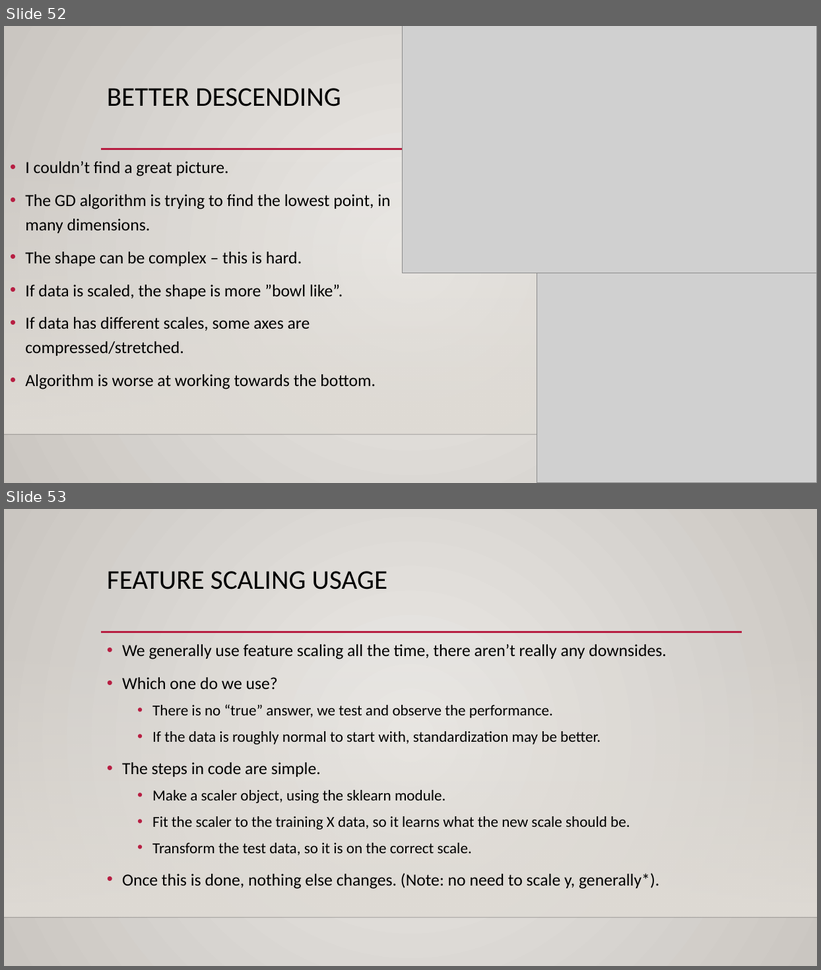
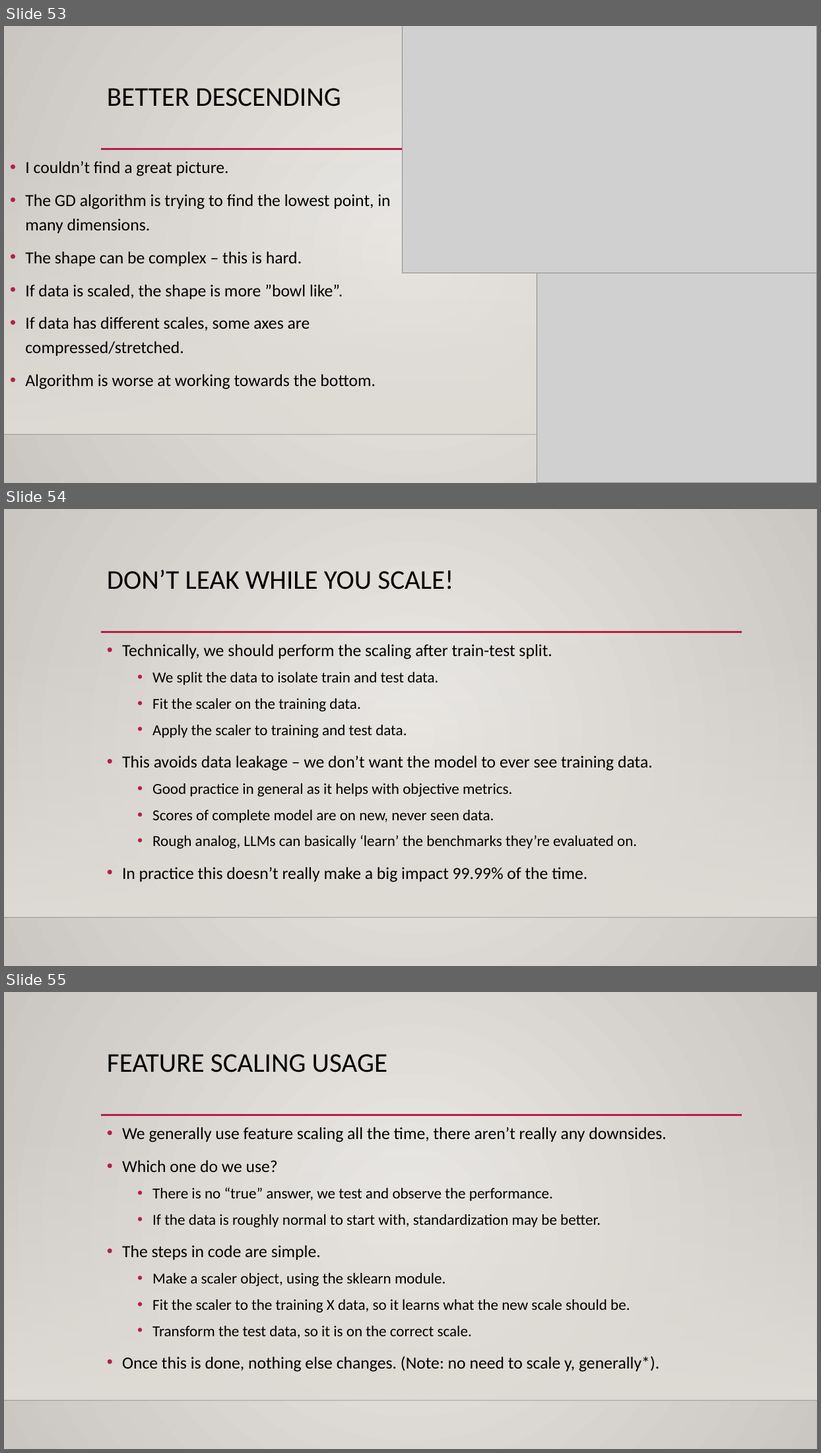
Before and after one commit to AkeemSemperDataScience/Basic_Stats_in_Python_Student_Repository, a slide deck: reference_material/slides/024_log_reg_2.pptx. Shown one above the other, each under a label of ours: slides 52 and 53 before the commit, slides 53, 54 and 55 after it. The pictures are 821x970 and 821x1453 pixels, drawn with LibreOffice and Linux fonts; fonts in the diff are those of the drawing; grey boxes stand for pictures; background and template pictures are left out. Boxes give left, top, right and bottom in pixels: in the first picture for what was removed or moved away, otherwise in the second. Text is boxed around its words. In the diff, an @@ line names an element or a change of style, - is before the commit and + after.

```diff
--- a/reference_material/slides/024_log_reg_2.pptx
+++ b/reference_material/slides/024_log_reg_2.pptx
@@ slide 54 added at [4, 509, 817, 966], background gradient #ECEAE7 to #CAC7C1; not listed: 3 template elements that a slide beside it also shows @@
@@ title added at [107, 570, 453, 590], 32 pt, text #000000 @@
+DON’T LEAK WHILE YOU SCALE!
@@ text added at [122, 644, 653, 883], 18 pt, text #000000 @@
+• Technically, we should perform the scaling after train-test split.
+  • We split the data to isolate train and test data.
+  • Fit the scaler on the training data.
+  • Apply the scaler to training and test data.
+• This avoids data leakage – we don’t want the model to ever see training data.
+  • Good practice in general as it helps with objective metrics.
+  • Scores of complete model are on new, never seen data.
+  • Rough analog, LLMs can basically ‘learn’ the benchmarks they’re evaluated on.
+• In practice this doesn’t really make a big impact 99.99% of the time.
@@ what was slide 52 is now slide 53 @@
@@ what was slide 53 is now slide 55 @@
```
Also in this commit, not shown: 1 slide changed, 1 other slide added, 3 other files.
